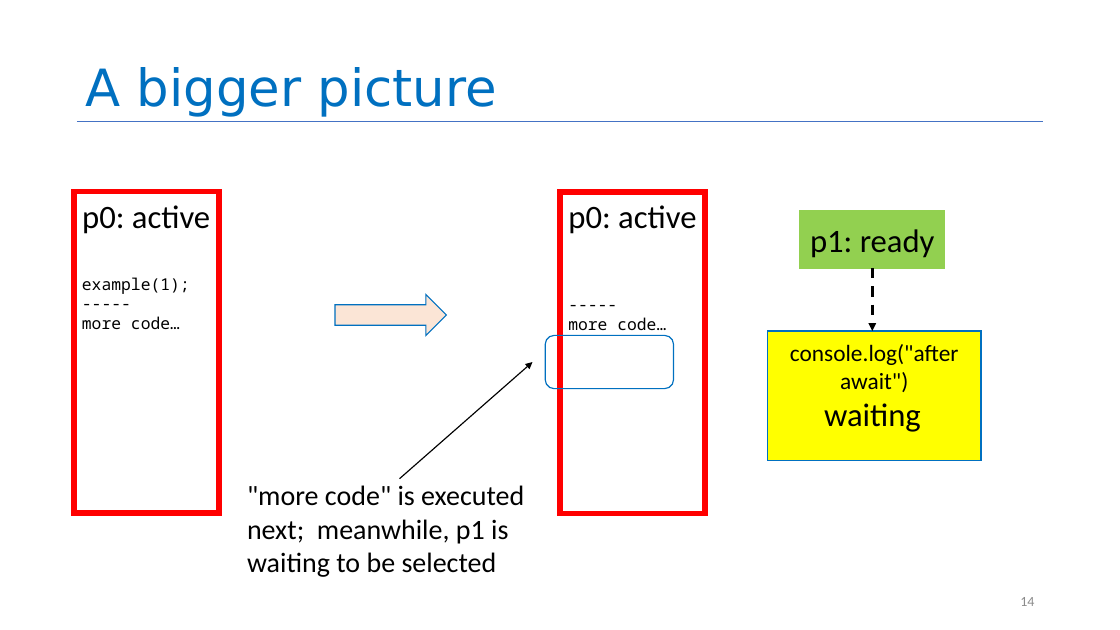
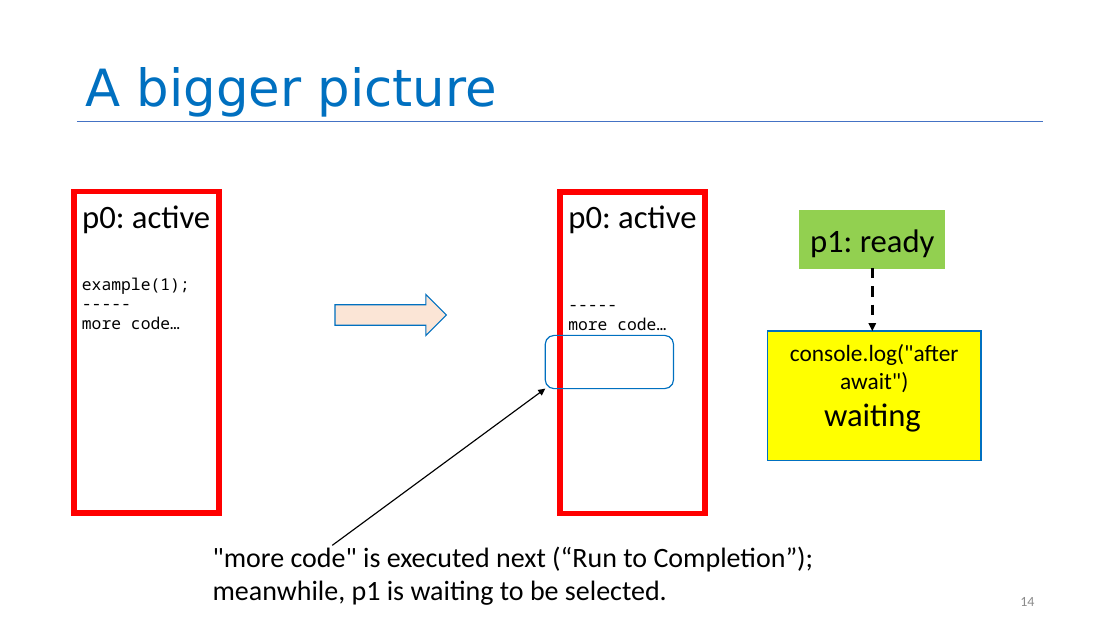
Before and after one commit to neu-se/CS4530-Fall-2024, a slide deck: slide 14 of Slides/Module 06 Concurrency Patterns in Typescript.pptx. Drawn at 1120x630 pixels with LibreOffice and Linux fonts; fonts in the diff are those of the drawing. Boxes give left, top, right and bottom in pixels: in the first picture for what was removed or moved away, otherwise in the second. Text is boxed around its words. In the diff, an @@ line names an element or a change of style, - is before the commit and + after.

```diff
--- a/Slides/Module 06 Concurrency Patterns in Typescript.pptx
+++ b/Slides/Module 06 Concurrency Patterns in Typescript.pptx
@@ arrow moved from (400, 479) - (533, 362) to (333, 545) - (545, 389) @@
@@ text at [213,544,814,605]: text changed @@
-"more code" is executed next; meanwhile, p1 is waiting to be selected
+"more code" is executed next (“Run to Completion”); meanwhile, p1 is waiting to be selected.
```
Also in this commit, not shown: 3 other slides changed, 1 other file.
